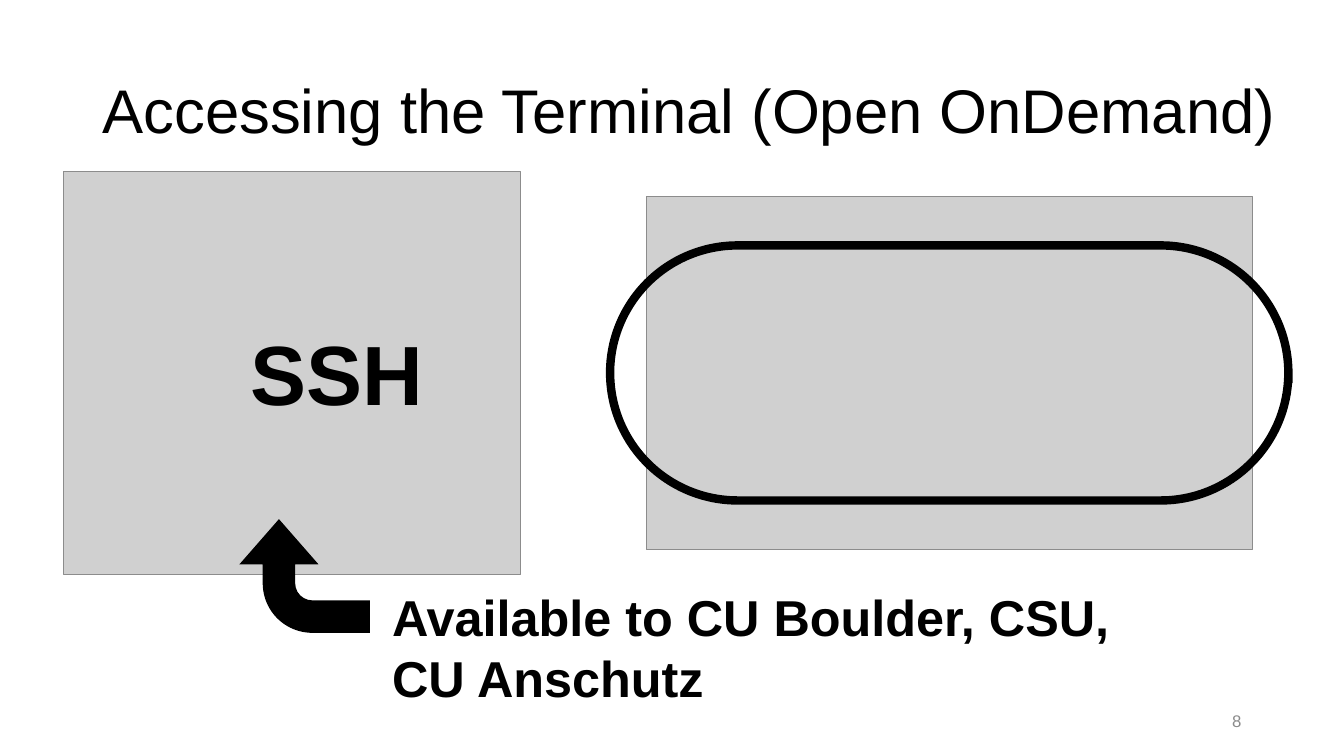
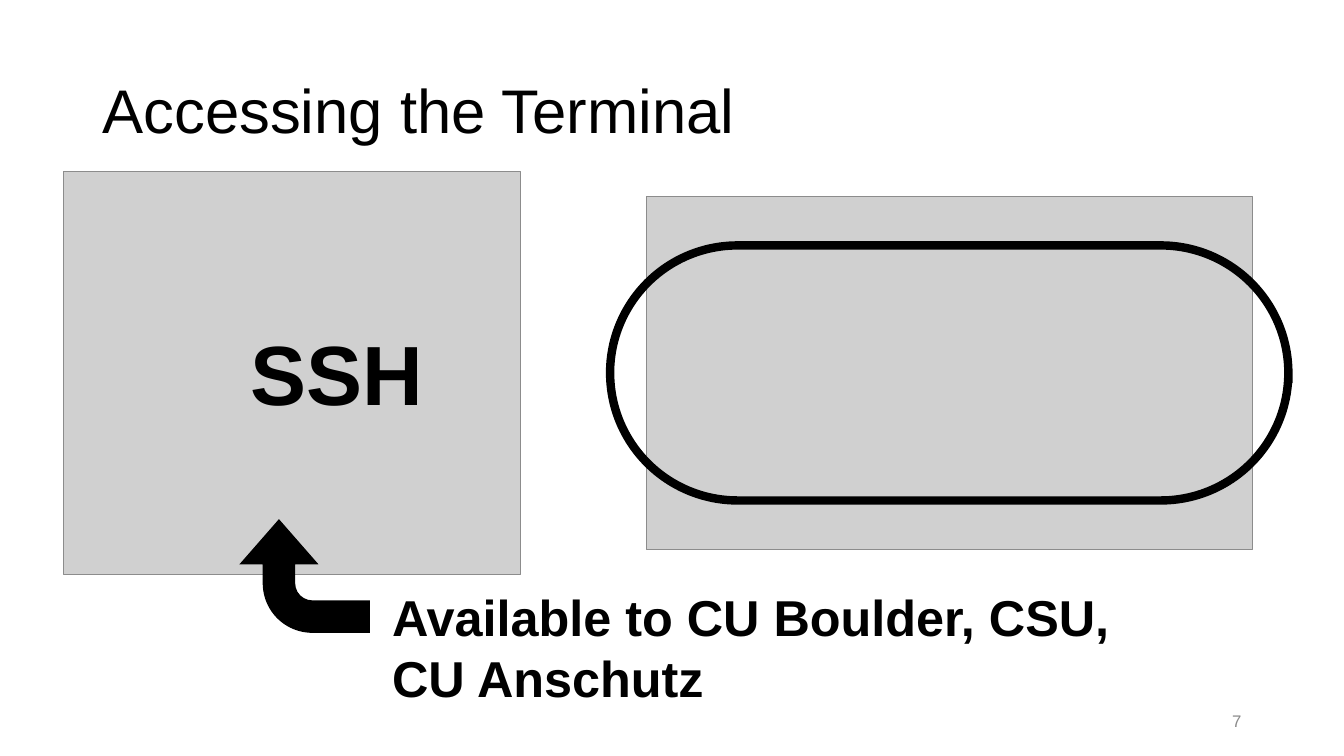
Before and after one commit to ResearchComputing/Getting_Started_With_Research_Computing, a slide deck: slide 7 of Command_Line_And_Job_Scheduling.pptx (slide 8 before the commit). Drawn at 1344x756 pixels with LibreOffice and Linux fonts; fonts in the diff are those of the drawing; grey boxes stand for pictures; background and template pictures are left out. Boxes give left, top, right and bottom in pixels: in the first picture for what was removed or moved away, otherwise in the second. Text is boxed around its words. In the diff, an @@ line names an element or a change of style, - is before the commit and + after.

Commit message:
make text formatting for all code and headings the same, remove duplicate slides

```diff
--- a/Command_Line_And_Job_Scheduling.pptx
+++ b/Command_Line_And_Job_Scheduling.pptx
@@ title at (102,88,735,145): text changed @@
-Accessing the Terminal (Open OnDemand)
+Accessing the Terminal
@@ page number at (1232,715,1241,727): text changed @@
-8
+7
```
Also in this commit, not shown: 12 other slides changed, 3 slides removed, 1 other file.
